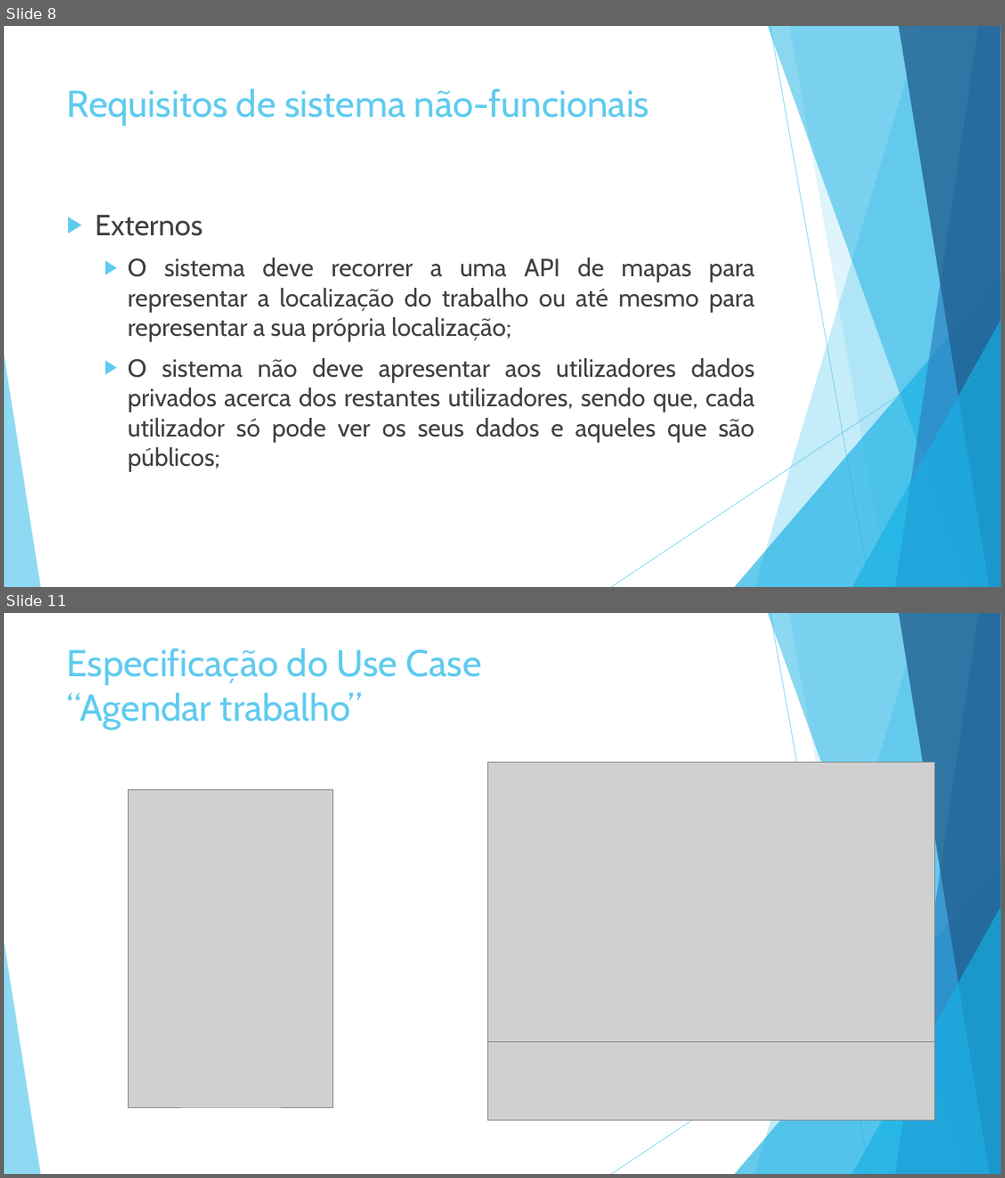
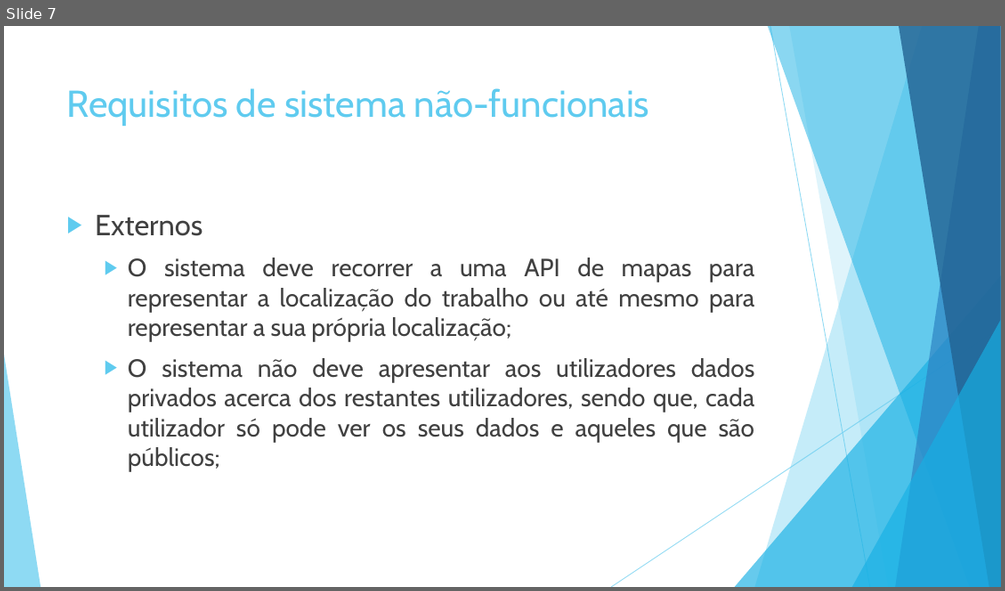
Before and after one commit to vitorjrc/babysitting-system, a slide deck: relatorio/Fase 3/LI4.pptx. Shown one above the other, each under a label of ours: slides 8 and 11 before the commit, slide 7 after it; the slides between them are not shown. The pictures are 1005x1178 and 1005x591 pixels, drawn with LibreOffice and Linux fonts; fonts in the diff are those of the drawing; grey boxes stand for pictures. Boxes give left, top, right and bottom in pixels: in the first picture for what was removed or moved away, otherwise in the second. Text is boxed around its words. In the diff, an @@ line names an element or a change of style, - is before the commit and + after.

```diff
--- a/relatorio/Fase 3/LI4.pptx
+++ b/relatorio/Fase 3/LI4.pptx
@@ slide 11 removed at <box>4,613,1001,1174</box>, background #FFFFFF; not listed: 10 template elements that a slide beside it also shows @@
@@ title removed at <box>67,648,482,730</box> @@
-Especificação do Use Case
-“Agendar trabalho”
@@ picture removed at <box>488,763,935,1042</box> @@
@@ picture removed at <box>128,789,332,1107</box> @@
@@ picture removed at <box>488,1041,935,1120</box> @@
@@ what was slide 8 is now slide 7 @@
```
Also in this commit, not shown: 7 slides changed, 6 slides added, 9 other slides removed.
